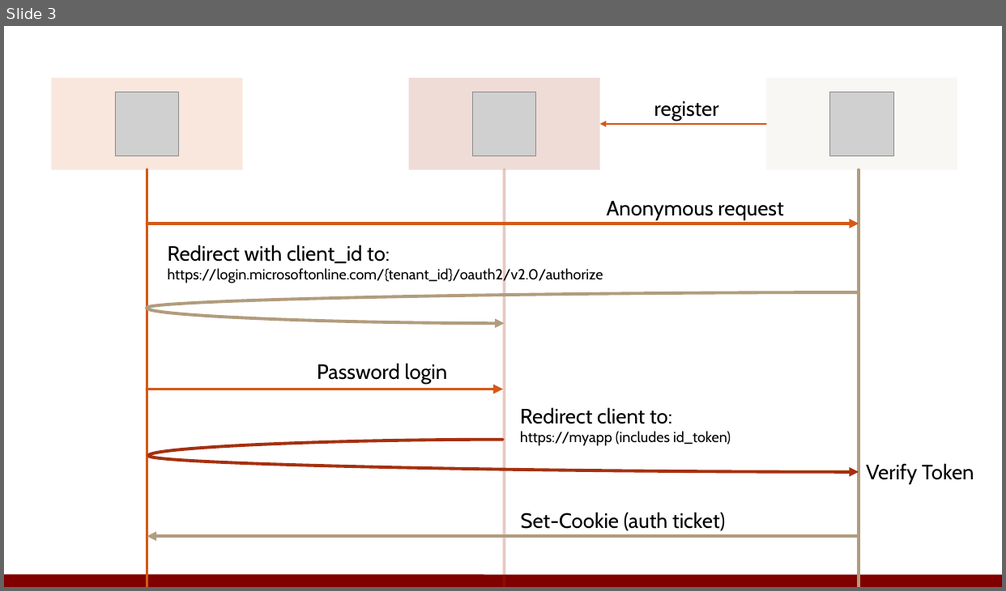
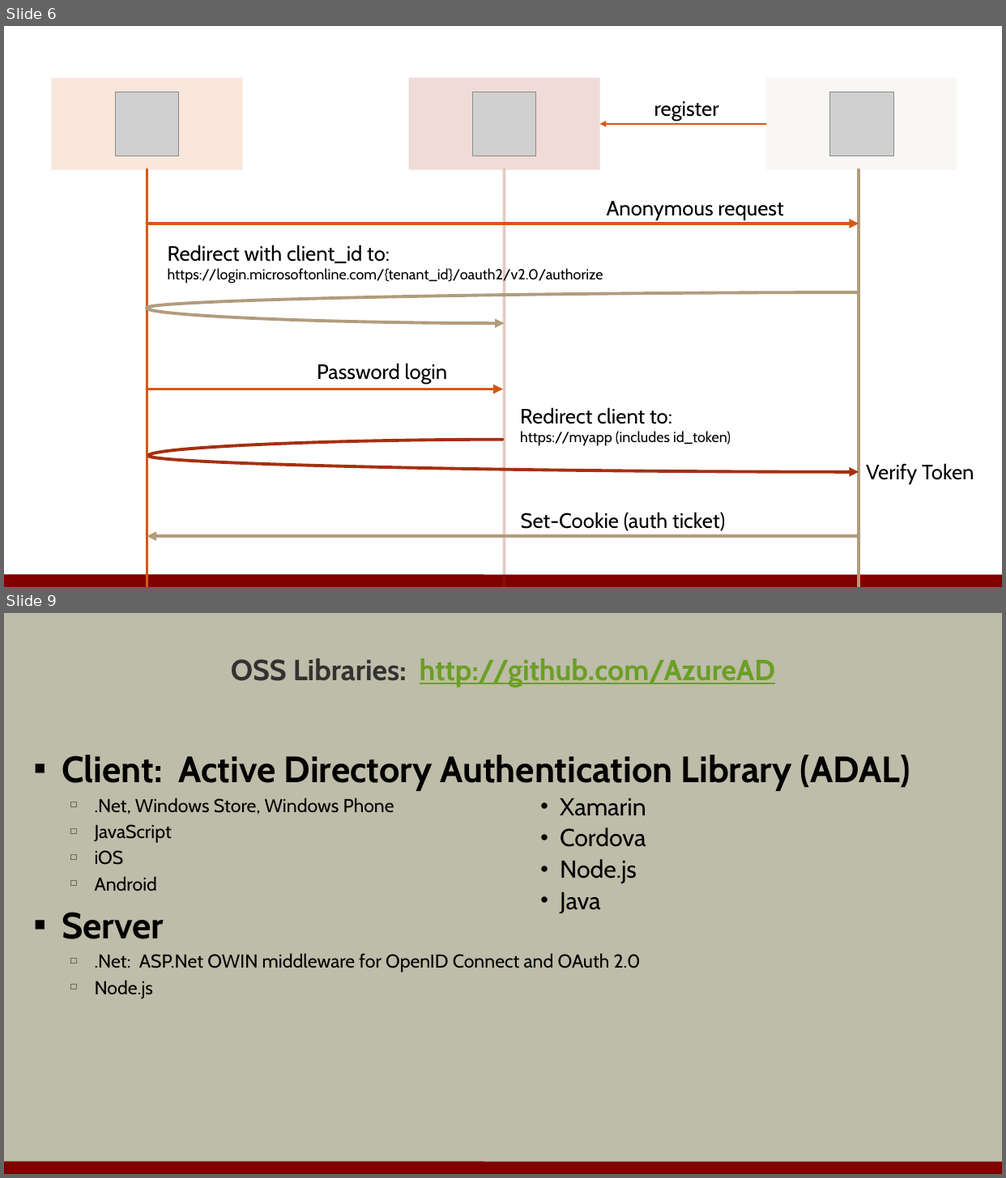
Before and after one commit to OdeToCode/classes, a slide deck: azure/secure-services-m4-azuread.pptx. Shown one above the other, each under a label of ours: slide 3 before the commit, slides 6 and 9 after it; the slides between them are not shown. The pictures are 1006x591 and 1006x1178 pixels, drawn with LibreOffice and Linux fonts; fonts in the diff are those of the drawing; grey boxes stand for pictures; background and template pictures are left out. Boxes give left, top, right and bottom in pixels: in the first picture for what was removed or moved away, otherwise in the second. Text is boxed around its words. In the diff, an @@ line names an element or a change of style, - is before the commit and + after.

Commit message:
updated azure content

```diff
--- a/azure/secure-services-m4-azuread.pptx
+++ b/azure/secure-services-m4-azuread.pptx
@@ slide 9 added at (x1=4, y1=613, x2=1002, y2=1174), background #BDBDA9; not listed: 1 template element that a slide beside it also shows @@
@@ title added at (x1=231, y1=658, x2=776, y2=688), 28 pt, text #6B9F25, bold, underline @@
+OSS Libraries: http://github.com/AzureAD
@@ text added at (x1=62, y1=755, x2=910, y2=999), 18 pt, text #000000 @@
+▪ Client: Active Directory Authentication Library (ADAL)
+  □ .Net, Windows Store, Windows Phone
+  □ JavaScript
+  □ iOS
+  □ Android
+▪ Server
+  □ .Net: ASP.Net OWIN middleware for OpenID Connect and OAuth 2.0
+  □ Node.js
@@ text added at (x1=560, y1=798, x2=646, y2=914), 23.5 pt, text #000000 @@
+  • Xamarin
+  • Cordova
+  • Node.js
+  • Java
@@ what was slide 3 is now slide 6 @@
```
Also in this commit, not shown: 10 other slides added, 1 slide removed, 4 other files.
